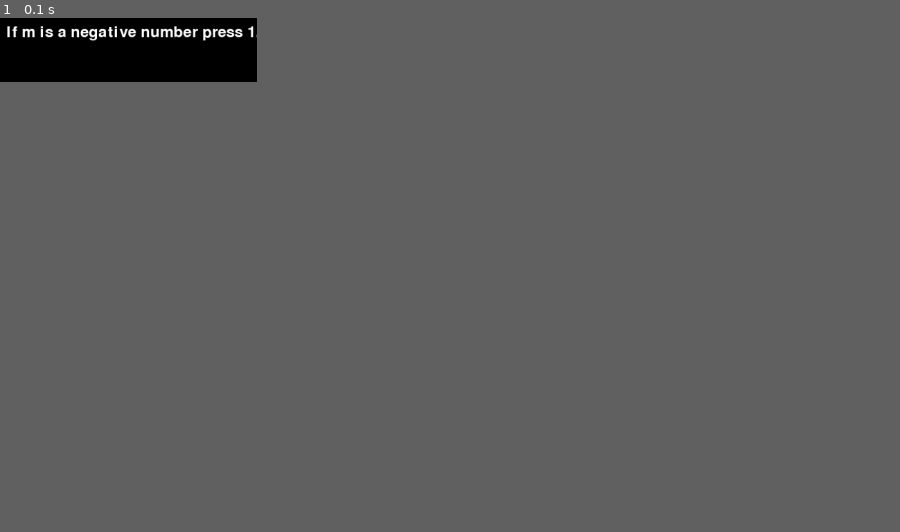
Above: before the commit, frame 1.
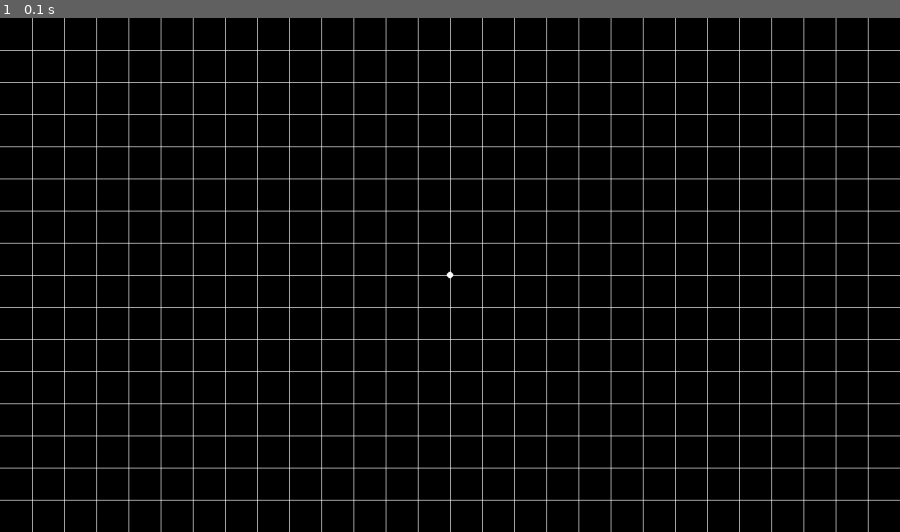
Above: after the commit, the same moment.

Repository: DillTheBeast/Renderer
Game: pygame game, started from Python/Graph.py
Two runs of this game, one before a commit and one after it. Both use one fixed random seed, a clock stepped at 60 frames per second and the inputs below.
Inputs:
- Up to frame 1 (0.1 s): no input
In our replay, the window is 257x64 before the commit and 900x514 after it. These sizes can differ from the game's own. Grey fills any space a smaller window leaves; there, only what the larger window draws over its background counts as a difference.

The runs differ from the first frame. In frame 1, 8.9% of the frame differs, in the area x 0-100%, y 0-100%.

Commit message:
Update Graph.py

Diff:
--- a/Python/Graph.py
+++ b/Python/Graph.py
@@ -6,62 +6,42 @@
 WIDTH, HEIGHT = 1400, 800
 pygame.display.set_caption("Graph")
 screen = pygame.display.set_mode((WIDTH, HEIGHT))
-font = pygame.font.Font(None, 36)
-
 BLACK = (0, 0, 0)
 WHITE = (255, 255, 255)
 BLUE = (0, 0, 255)
 points = []
+# points.append(np.array([50, 50]))
+# points.append(np.array([150, 50]))
 
 def connectPoints(i, j, points):
     pygame.draw.line(screen, BLUE, (points[i][0], points[i][1]), (points[j][0], points[j][1]), 3)
 
 def drawGrid():
     pygame.draw.circle(screen, WHITE, (WIDTH // 2, HEIGHT // 2), 5)
-    x = 0
-    y = 0
-    for i in range((1400 // 50) + 1):
-        x += 50
+    x = 0  # Start from 0
+    y = 0 # Start from 0
+    for i in range((1400 // 50) + 1):  # Loop 1400 / 50 times
+        x += 50  # Add 50 to x for the next line
         pygame.draw.line(screen, WHITE, (x, 0), (x, HEIGHT))
     for i in range((800 // 50) + 1):
         y += 50
         pygame.draw.line(screen, WHITE, (0, y), (WIDTH, y))
 
-def inputText(display_text, initial_value=""):
-    input_window = pygame.display.set_mode((400, 100))
-    pygame.display.set_caption("Text Input")
-    user_text = initial_value
-
-    while True:
-        for event in pygame.event.get():
-            if event.type == pygame.QUIT:
-                pygame.quit()
-                quit()
-            if event.type == pygame.KEYDOWN:
-                if event.key == pygame.K_RETURN:
-                    return user_text
-                elif event.key == pygame.K_BACKSPACE:
-                    user_text = user_text[:-1]
-                else:
-                    user_text += event.unicode
-
-        input_window.fill(BLACK)
-        text_surface = font.render(display_text + user_text, True, WHITE)
-        input_window.blit(text_surface, (10, 10))
-        pygame.display.flip()
 
 def findPoints():
     print("Use the line equation y = mx + b")
-    neg_choice = int(inputText("If m is a negative number press 1. Otherwise click any other number"))
-    m_num = int(inputText("What is m's numerator: "))
-    m_den = int(inputText("What is m's denominator: "))
-    b = int(inputText("What is b: "))
-    points.append((WIDTH/2, b))
+    negChoice = int(input("If m is a negative number press 1. Otherwise click any other number"))
+    mNum = int(input("What is m's numerator: "))
+    mDen = int(input("What is m's denominator: "))
+    b = int(input("What is b: "))
+    points.append((0, b))
+
 
 running = True
-findPoints()
+findPoints
 while running:
     for event in pygame.event.get():
+        # Checking what key is pressed and then executing specific action
         if event.type == pygame.QUIT:
             running = False
         if event.type == pygame.KEYDOWN:
@@ -70,7 +50,9 @@
 
     screen.fill(BLACK)
     drawGrid()
-    pygame.draw.circle(screen, WHITE, (int(points[0][0]), int(points[0][1])), 5)
+    # pygame.draw.circle(screen, WHITE, (int(points[0][0]), int(points[0][1])), 5)
+    # pygame.draw.circle(screen, WHITE, (int(points[1][0]), int(points[1][1])), 5)
+    # connectPoints(0, 1, points)  # Connect the two points
     pygame.display.flip()
 
 pygame.quit()
